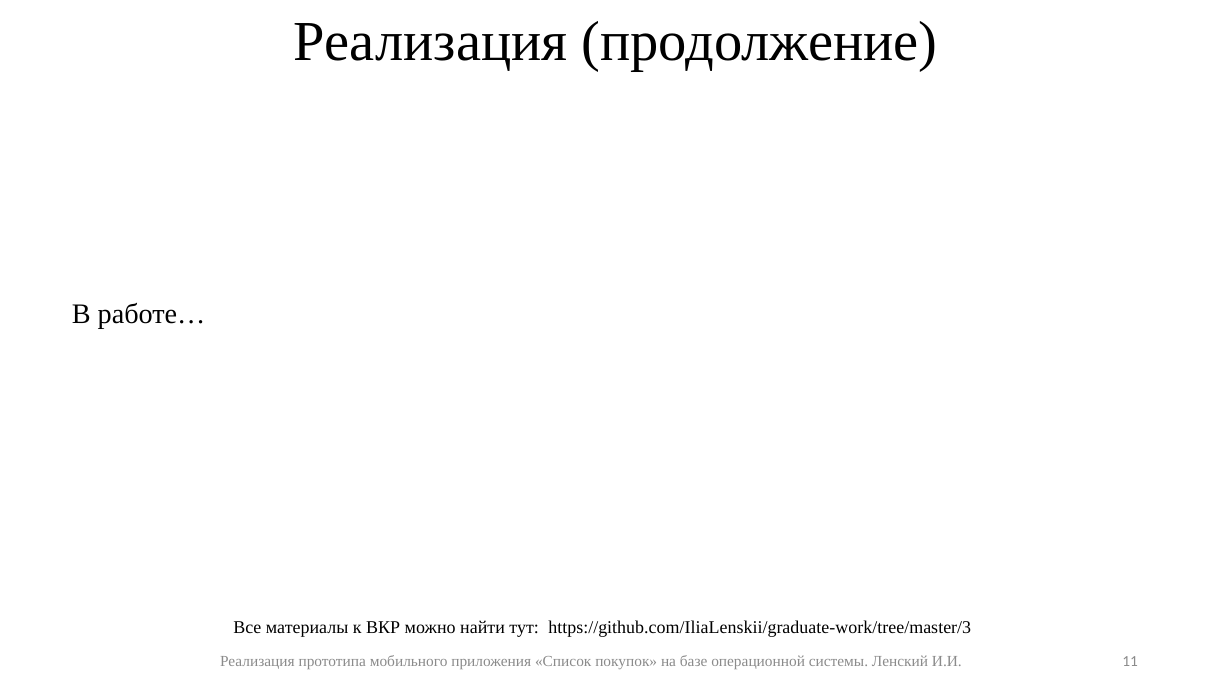
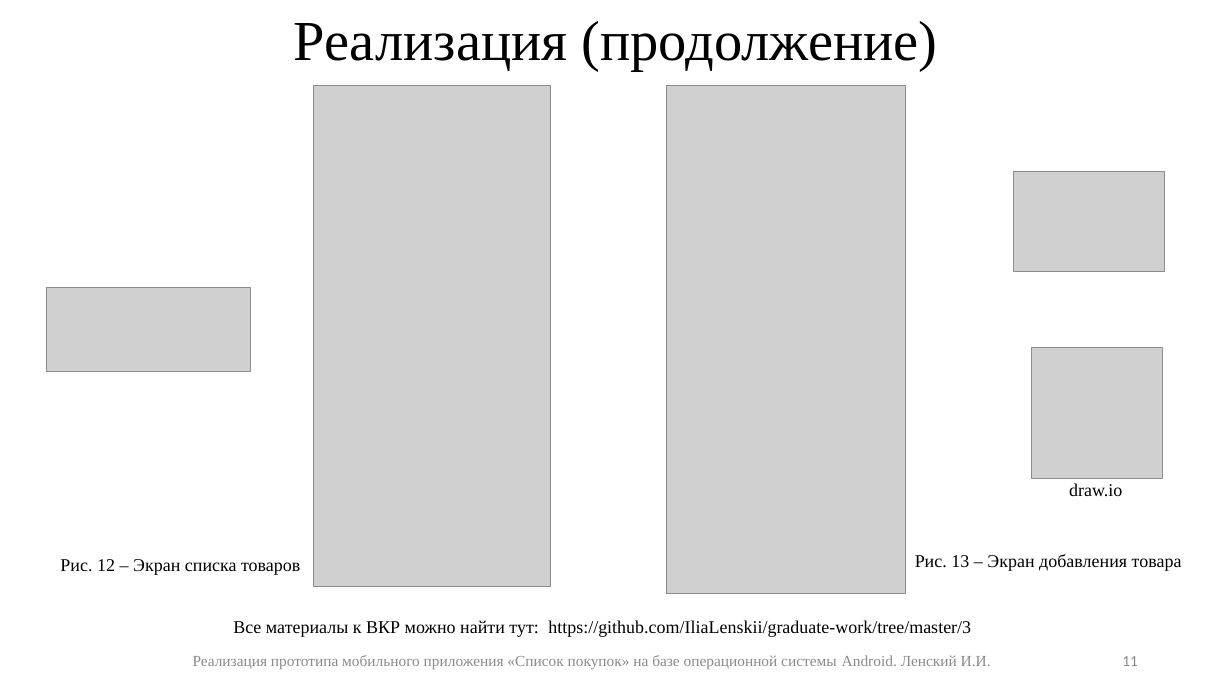
Before and after one commit to IliaLenskii/graduate-work, a slide deck: slide 11 of 3/java-2021-1-Lenskii.pptx. Drawn at 1232x693 pixels with LibreOffice and Linux fonts; fonts in the diff are those of the drawing; grey boxes stand for pictures. Boxes give left, top, right and bottom in pixels: in the first picture for what was removed or moved away, otherwise in the second. Text is boxed around its words. In the diff, an @@ line names an element or a change of style, - is before the commit and + after.

```diff
--- a/3/java-2021-1-Lenskii.pptx
+++ b/3/java-2021-1-Lenskii.pptx
@@ picture added at [313, 86, 550, 587] @@
@@ picture added at [666, 86, 906, 594] @@
@@ picture added at [1014, 172, 1165, 272] @@
@@ picture added at [47, 288, 250, 372] @@
@@ text removed at [72, 303, 206, 329] @@
-В работе…
@@ picture added at [1031, 348, 1163, 479] @@
@@ text added at [1069, 483, 1122, 496], 14 pt, text #000000 @@
+draw.io
@@ text added at [60, 559, 300, 575], 14 pt, text #000000 @@
+Рис. 12 – Экран списка товаров
@@ text added at [915, 554, 1182, 571], 14 pt, text #000000 @@
+Рис. 13 – Экран добавления товара
@@ text at [193, 655, 991, 669]: text changed @@
-Реализация прототипа мобильного приложения «Список покупок» на базе операционной системы. Ленский И.И.
+Реализация прототипа мобильного приложения «Список покупок» на базе операционной системы Android. Ленский И.И.
```
Also in this commit, not shown: 11 other slides changed, 2 other files.
